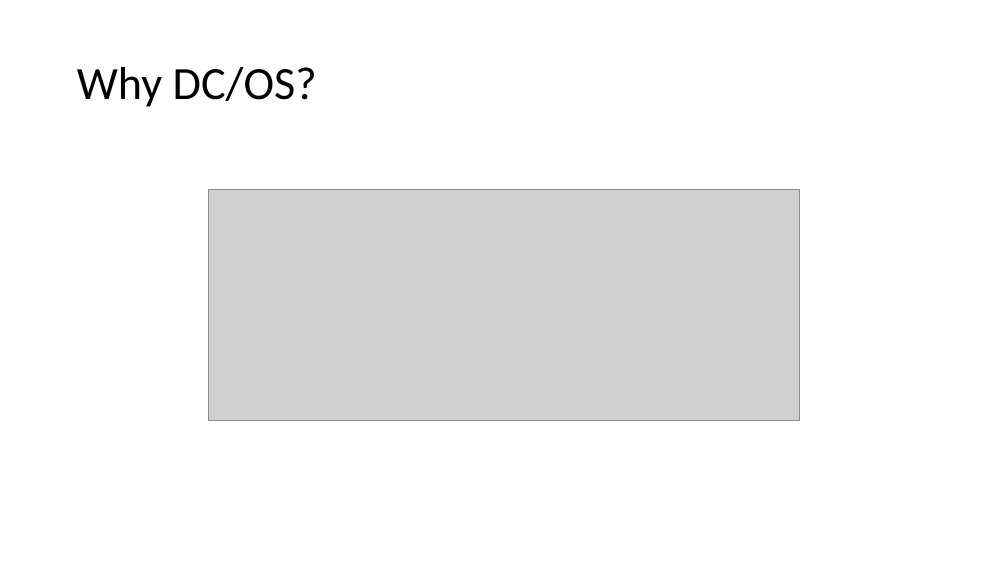
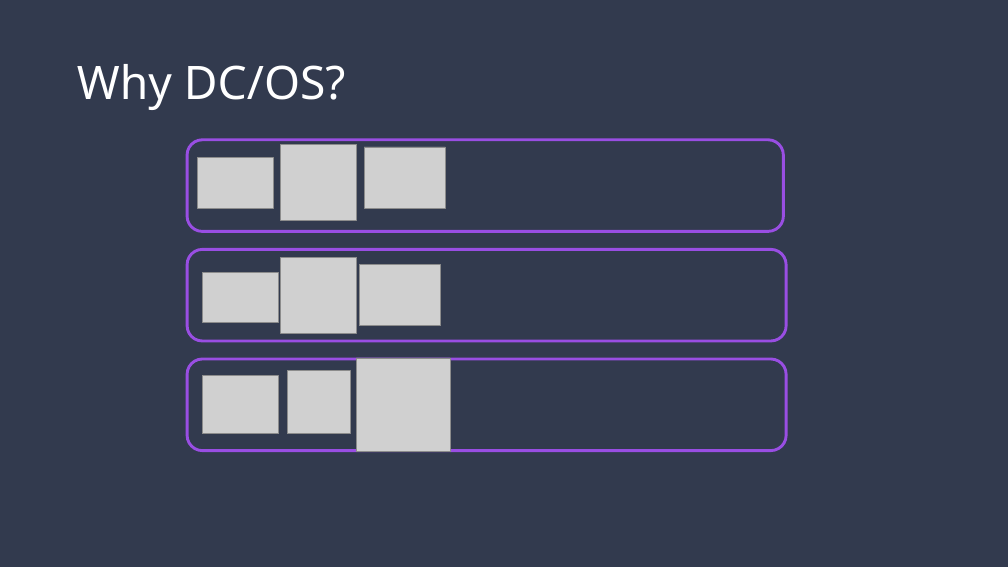
Before and after one commit to ITForumHungary/ITForum2016-DevOps, a slide deck: slide 6 of IT_Forum_Budapest-DCOS.pptx (slide 7 before the commit). Drawn at 1008x567 pixels with LibreOffice and Linux fonts; fonts in the diff are those of the drawing; grey boxes stand for pictures. Boxes give left, top, right and bottom in pixels: in the first picture for what was removed or moved away, otherwise in the second. Text is boxed around its words. In the diff, an @@ line names an element or a change of style, - is before the commit and + after.

```diff
--- a/IT_Forum_Budapest-DCOS.pptx
+++ b/IT_Forum_Budapest-DCOS.pptx
@@ background #FFFFFF to #323A4E @@
@@ title "Why DC/OS?" at [77,64,346,110]: font Calibri to Noto Sans, text colour #000000 to #FFFFFF @@
@@ rounded rectangle added at [187,140,783,231], outline #994EE3 2.75 pt @@
@@ picture added at [281,144,357,221] @@
@@ picture added at [364,147,446,208] @@
@@ picture added at [197,158,273,209] @@
@@ picture removed at [209,190,800,420] @@
@@ rounded rectangle added at [187,250,786,341], outline #994EE3 2.75 pt @@
@@ picture added at [281,257,357,333] @@
@@ picture added at [359,265,441,326] @@
@@ picture added at [203,272,278,323] @@
@@ rounded rectangle added at [187,359,786,451], outline #994EE3 2.75 pt @@
@@ picture added at [356,358,450,451] @@
@@ picture added at [202,376,279,433] @@
@@ picture added at [287,371,350,434] @@
```
Also in this commit, not shown: 7 other slides changed, 8 slides added, 8 slides removed.
